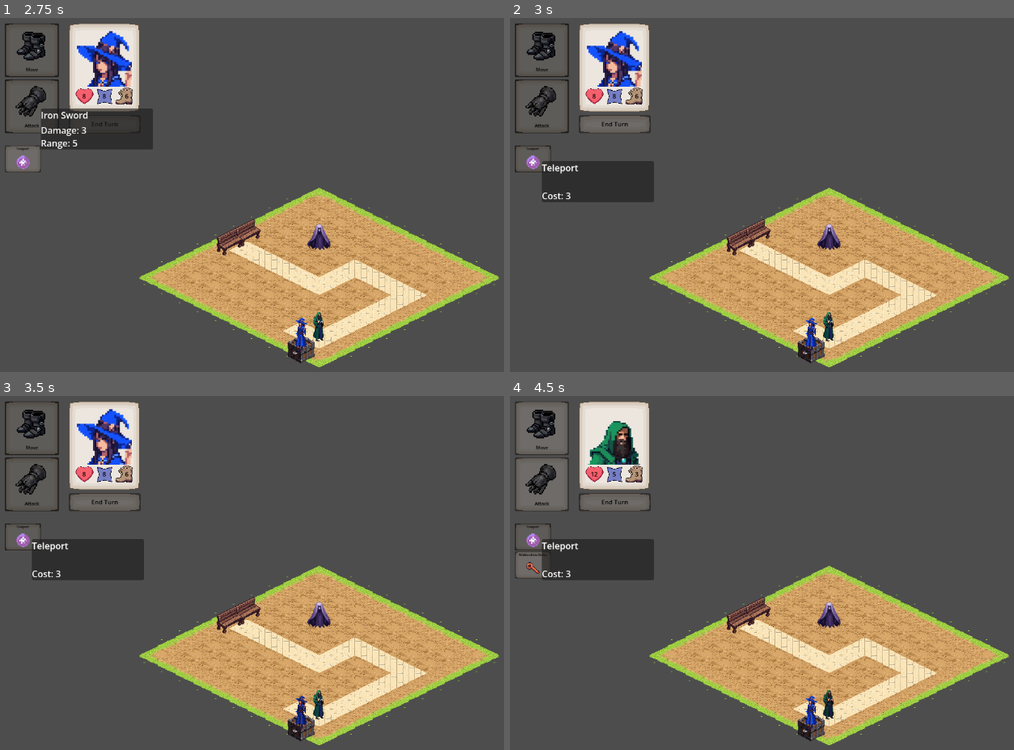
Above: before the commit, frames 1-4 (two rows, left to right).
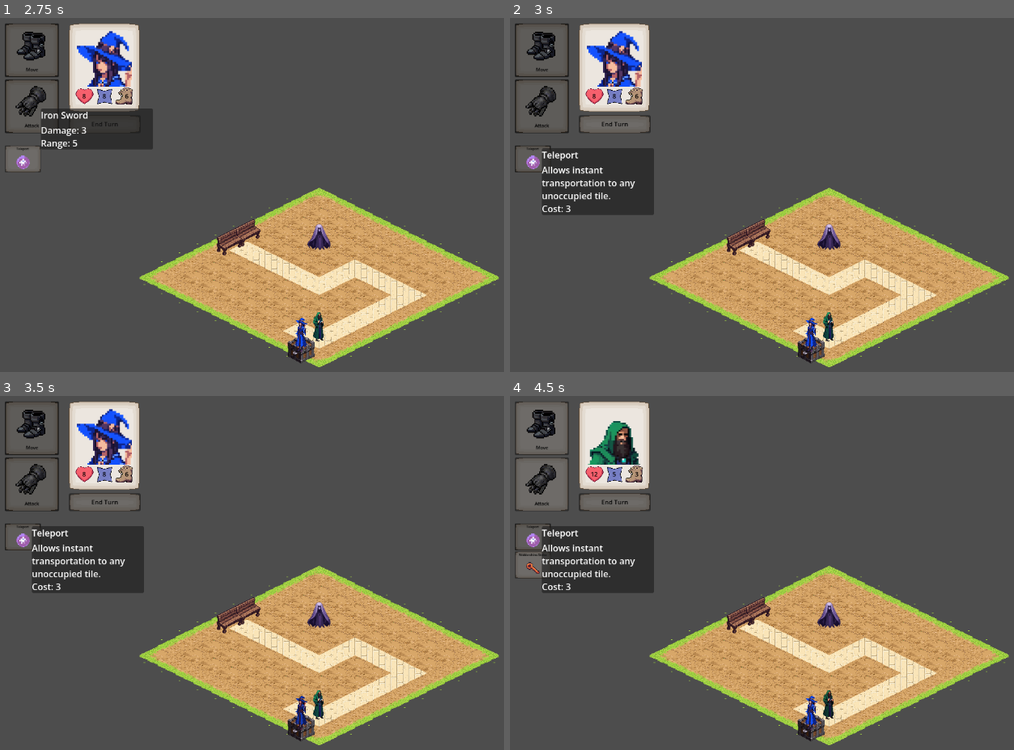
Above: after the commit, the same moments.

Repository: thesackofeyes/Spooks
Game: Godot game, scene res://Scenes/main.tscn
Two runs of this game, one before a commit and one after it. Both use one fixed random seed, a clock stepped at 60 frames per second and the inputs below.
Inputs:
- Up to frame 1 (2.75 s): click "End Turn" at 0.5 s; click "Move" at 1.25 s; click "Attack" at 2 s
- Up to frame 2 (3 s): click "Teleport" at 2.75 s
- Up to frame 3 (3.5 s): no input
- Up to frame 4 (4.5 s): click "End Turn" at 3.5 s; click "Teleport" at 4.25 s

Frame 1 is identical in both runs. In frame 2, 2.0% of the frame differs, in the area x 6-29%, y 36-56%; in frame 3, 2.0%; in frame 4, 2.0%.

Commit message:
Update ability descriptions

Diff:
--- a/Abilities/teleport.tres
+++ b/Abilities/teleport.tres
@@ -5,6 +5,7 @@
 [resource]
 script = ExtResource("1_nlp10")
 name = "Teleport"
+description = "Allows instant transportation to any unoccupied tile."
 damage = 5
 cost = 3
 compatible_subclasses = Array[String](["All"])
--- a/Abilities/widdershins_strike.tres
+++ b/Abilities/widdershins_strike.tres
@@ -6,6 +6,6 @@
 script = ExtResource("1_6w37w")
 name = "Widdershins Strike"
 icon_x = 1
-description = "Allows instant transportation to any unoccupied tile."
+description = "An attack with a staff, striking counter to the clock."
 cost = 8
 compatible_subclasses = Array[String](["All"])
